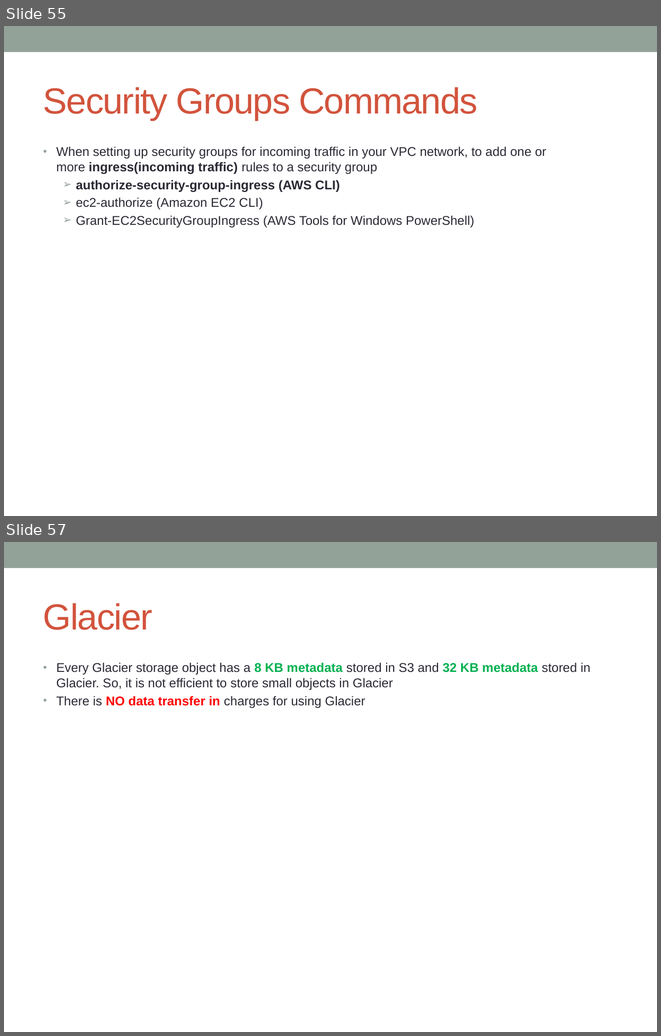
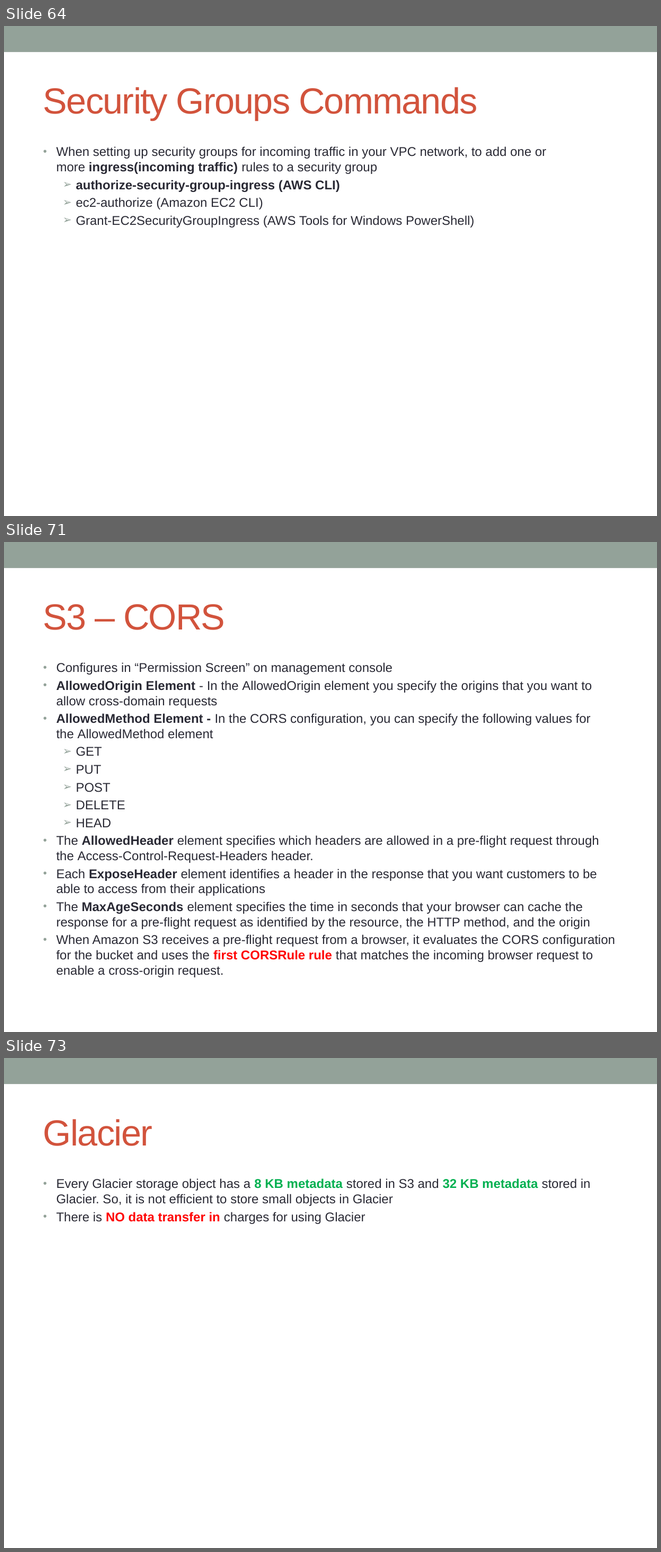
Before and after one commit to notionquest/ProjectDocumentation, a slide deck: AWS_Solution_Architect.pptx. Shown one above the other, each under a label of ours: slides 55 and 57 before the commit, slides 64, 71 and 73 after it; the slides between them are not shown. The pictures are 661x1036 and 661x1552 pixels, drawn with LibreOffice and Linux fonts; fonts in the diff are those of the drawing. Boxes give left, top, right and bottom in pixels: in the first picture for what was removed or moved away, otherwise in the second. Text is boxed around its words. In the diff, an @@ line names an element or a change of style, - is before the commit and + after.

```diff
--- a/AWS_Solution_Architect.pptx
+++ b/AWS_Solution_Architect.pptx
@@ slide 71 added at bbox=[4, 542, 657, 1032], background #FFFFFF; not listed: 1 template element that a slide beside it also shows @@
@@ title added at bbox=[43, 604, 226, 630], 40 pt, text #D2533C @@
+S3 – CORS
@@ text added at bbox=[56, 662, 615, 977], 14 pt, text #292934 @@
+• Configures in “Permission Screen” on management console
+• AllowedOrigin Element - In the AllowedOrigin element you specify the origins that you want to allow cross-domain requests
+• AllowedMethod Element - In the CORS configuration, you can specify the following values for the AllowedMethod element
+  ➢ GET
+  ➢ PUT
+  ➢ POST
+  ➢ DELETE
+  ➢ HEAD
+• The AllowedHeader element specifies which headers are allowed in a pre-flight request through the Access-Control-Request-Headers header.
+• Each ExposeHeader element identifies a header in the response that you want customers to be able to access from their applications
+• The MaxAgeSeconds element specifies the time in seconds that your browser can cache the response for a pre-flight request as identified by the resource, the HTTP method, and the origin
+• When Amazon S3 receives a pre-flight request from a browser, it evaluates the CORS configuration for the bucket and uses the first CORSRule rule that matches the incoming browser request to enable a cross-origin request.
@@ what was slide 55 is now slide 64 @@
@@ what was slide 57 is now slide 73 @@
```
Also in this commit, not shown: 10 slides changed, 20 other slides added.
